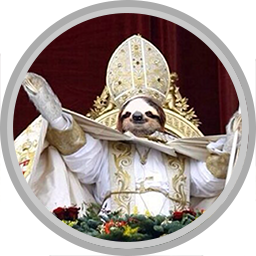
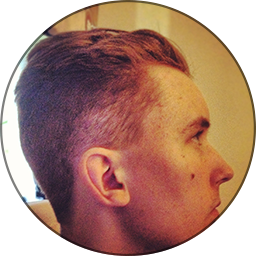
Layered file, before and after one edit (w=256, h=256). Changes by layer:
renamed "7cc991bf418a707d2a43727317b27bee" to "bild", painted on it over [0, 0, 256, 256]
